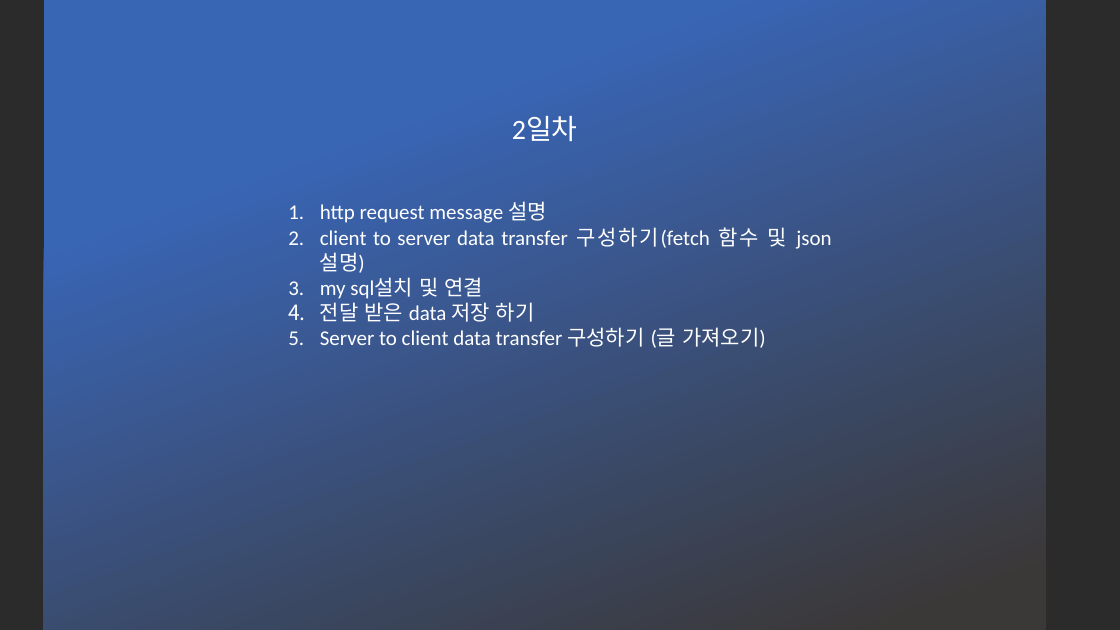
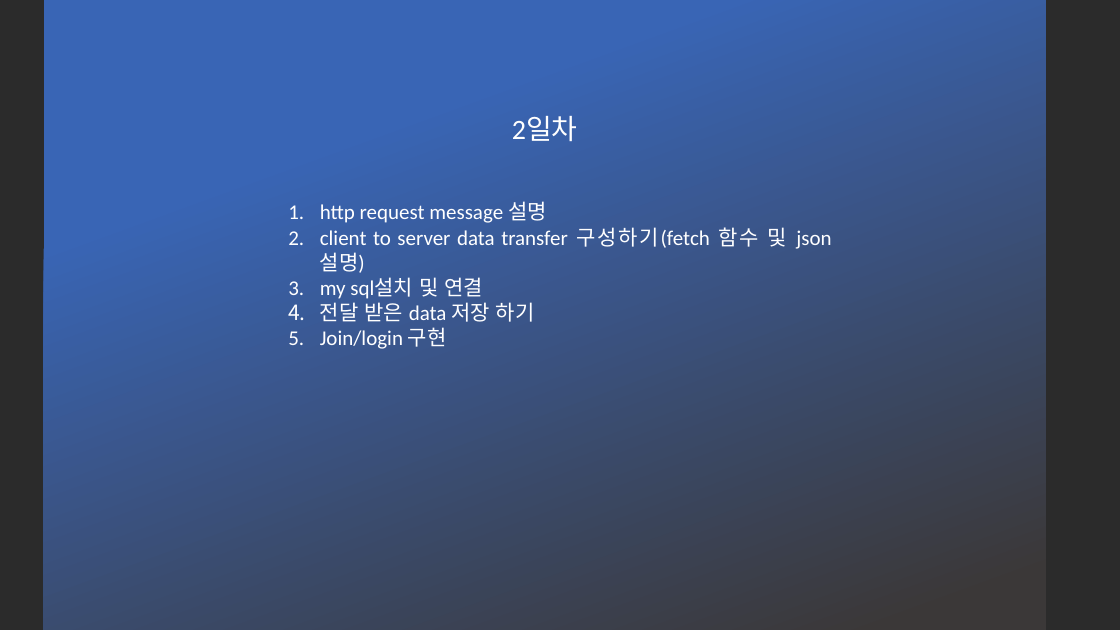
Before and after one commit to DaeguDude/jasmine, a slide deck: slide 3 of Jasmin_hokeys/Express/express-1.pptx. Drawn at 1120x630 pixels with LibreOffice and Linux fonts; fonts in the diff are those of the drawing; background and template pictures are left out; a plain dark background stands for a picture behind light text. Boxes give left, top, right and bottom in pixels: in the first picture for what was removed or moved away, otherwise in the second. Text is boxed around its words. In the diff, an @@ line names an element or a change of style, - is before the commit and + after.

```diff
--- a/Jasmin_hokeys/Express/express-1.pptx
+++ b/Jasmin_hokeys/Express/express-1.pptx
@@ text at box(320, 327, 447, 349): text changed @@
-5. Server to client data transfer 구성하기 (글 가져오기)
+5. Join/login 구현
```
Also in this commit, not shown: 1 other slide changed, 4 other files.
